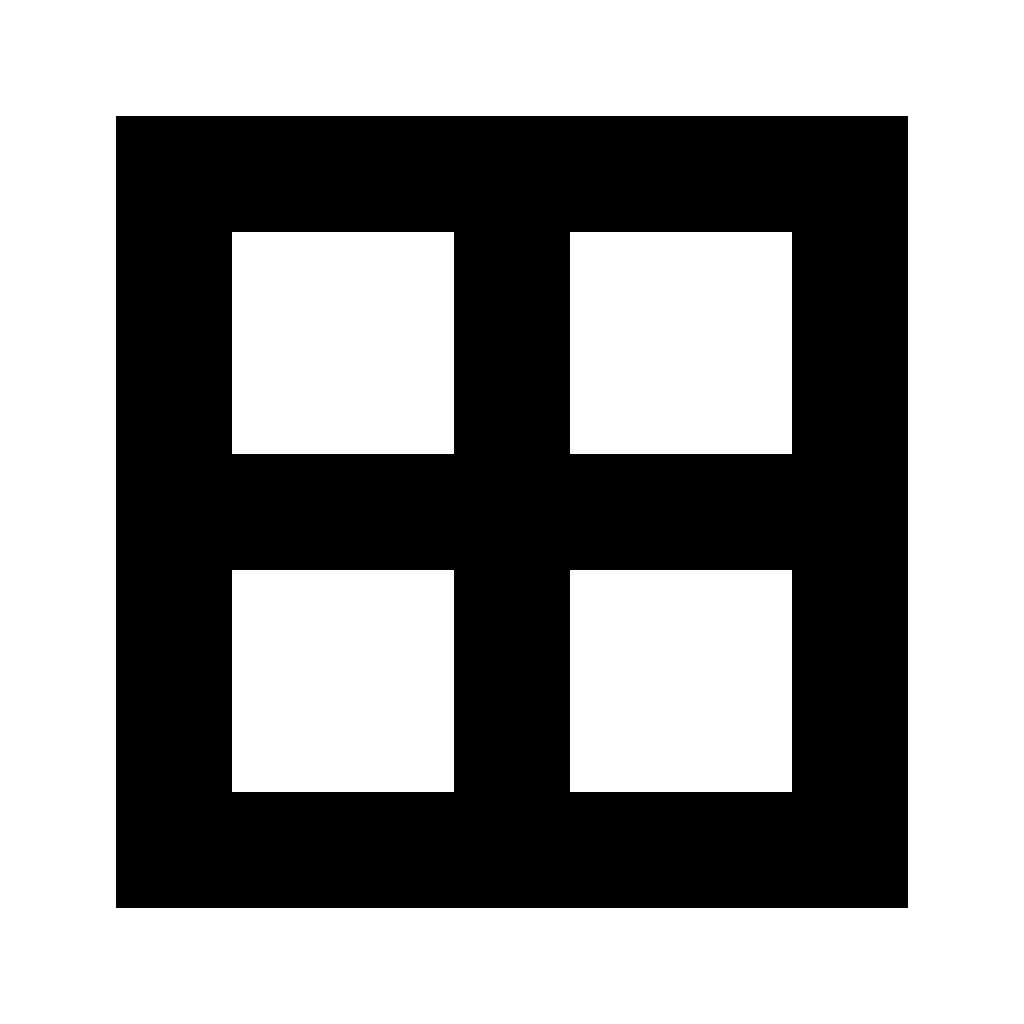
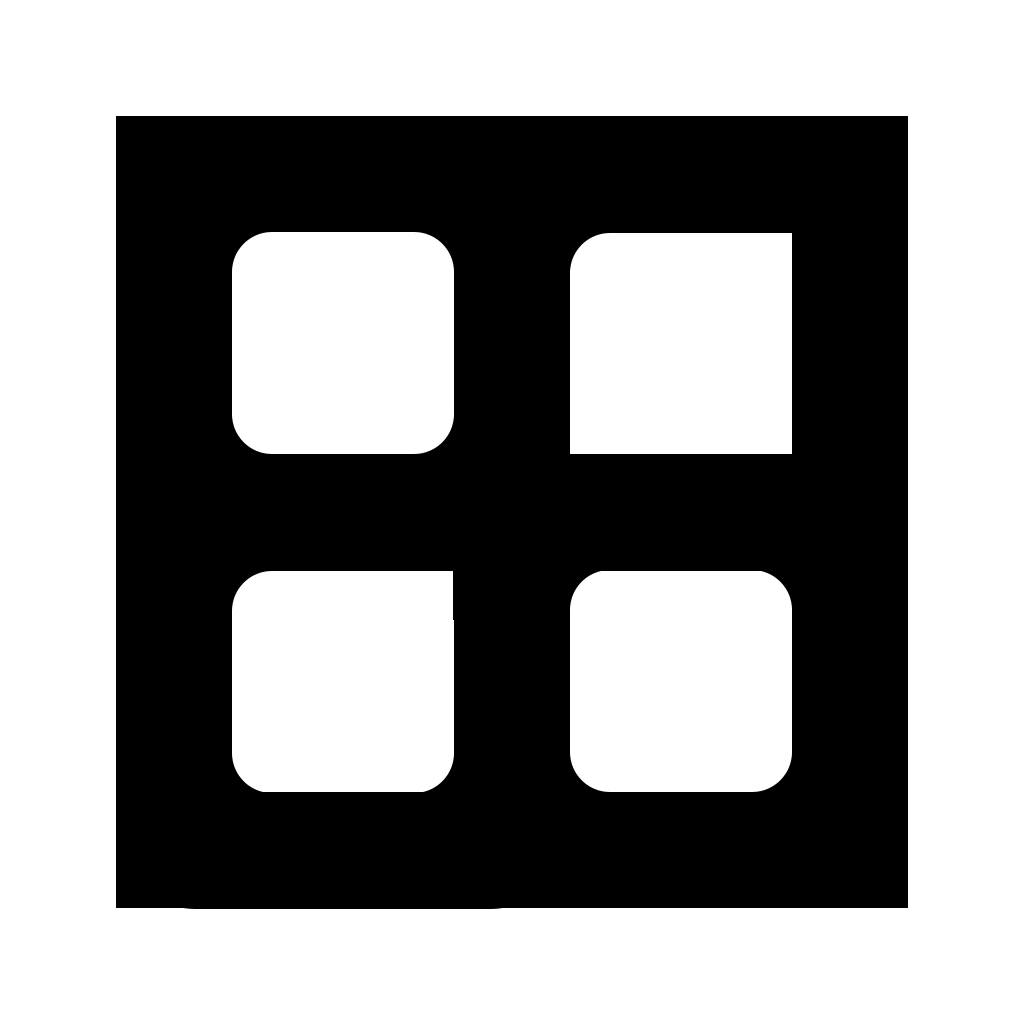
Revision of a layered 1024x1024 image; what changed, layer by layer:
showed "entente" over [183, 232, 792, 909]
showed "Nether" over [232, 232, 792, 792]
showed "Capsule", moved it above "metamondst" over [232, 232, 792, 792]
showed "stones" over [232, 232, 792, 792]
